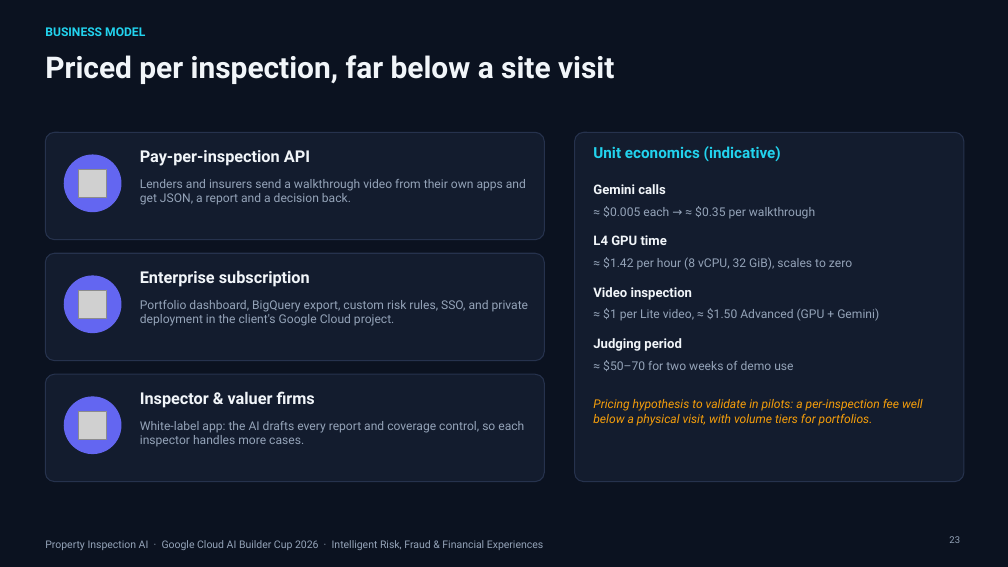
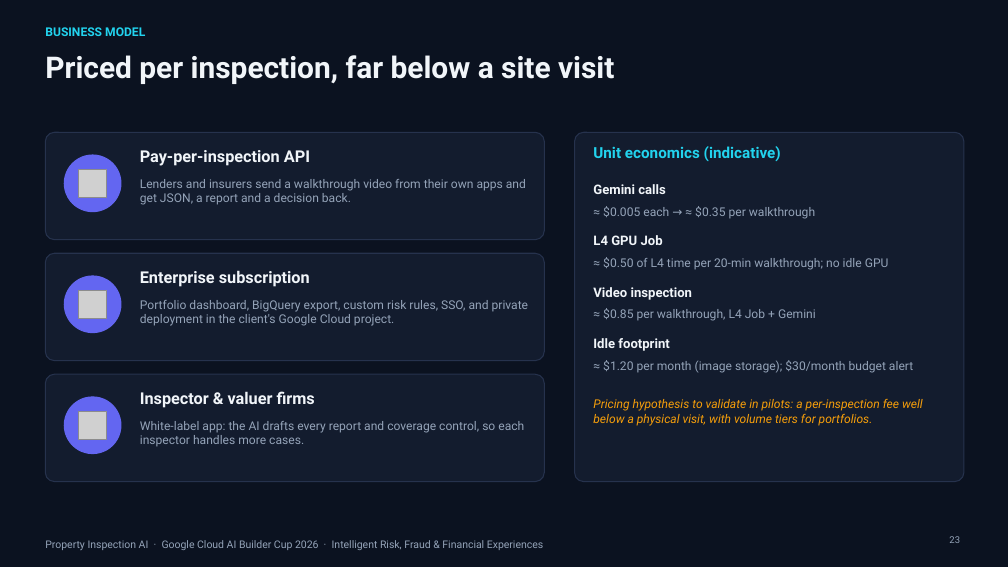
Before and after one commit to XCore-Lab/property-inspection-ai, a slide deck: slide 23 of docs/pitch-deck/Property_Inspection_AI_Pitch.pptx. Drawn at 1008x567 pixels with LibreOffice and Linux fonts; fonts in the diff are those of the drawing; grey boxes stand for pictures; background and template pictures are left out. Boxes give left, top, right and bottom in pixels: in the first picture for what was removed or moved away, otherwise in the second. Text is boxed around its words. In the diff, an @@ line names an element or a change of style, - is before the commit and + after.

```diff
--- a/docs/pitch-deck/Property_Inspection_AI_Pitch.pptx
+++ b/docs/pitch-deck/Property_Inspection_AI_Pitch.pptx
@@ text at [593,235,663,245]: text changed @@
-L4 GPU time
+L4 GPU Job
@@ text at [603,257,889,270]: text changed @@
-≈ $1.42 per hour (8 vCPU, 32 GiB), scales to zero
+≈ $0.50 of L4 time per 20-min walkthrough; no idle GPU
@@ text at [603,308,816,321]: text changed @@
-≈ $1 per Lite video, ≈ $1.50 Advanced (GPU + Gemini)
+≈ $0.85 per walkthrough, L4 Job + Gemini
@@ text at [593,338,669,351]: text changed @@
-Judging period
+Idle footprint
@@ text at [603,360,913,373]: text changed @@
-≈ $50–70 for two weeks of demo use
+≈ $1.20 per month (image storage); $30/month budget alert
```
Also in this commit, not shown: 12 other slides changed, 3 other files.
